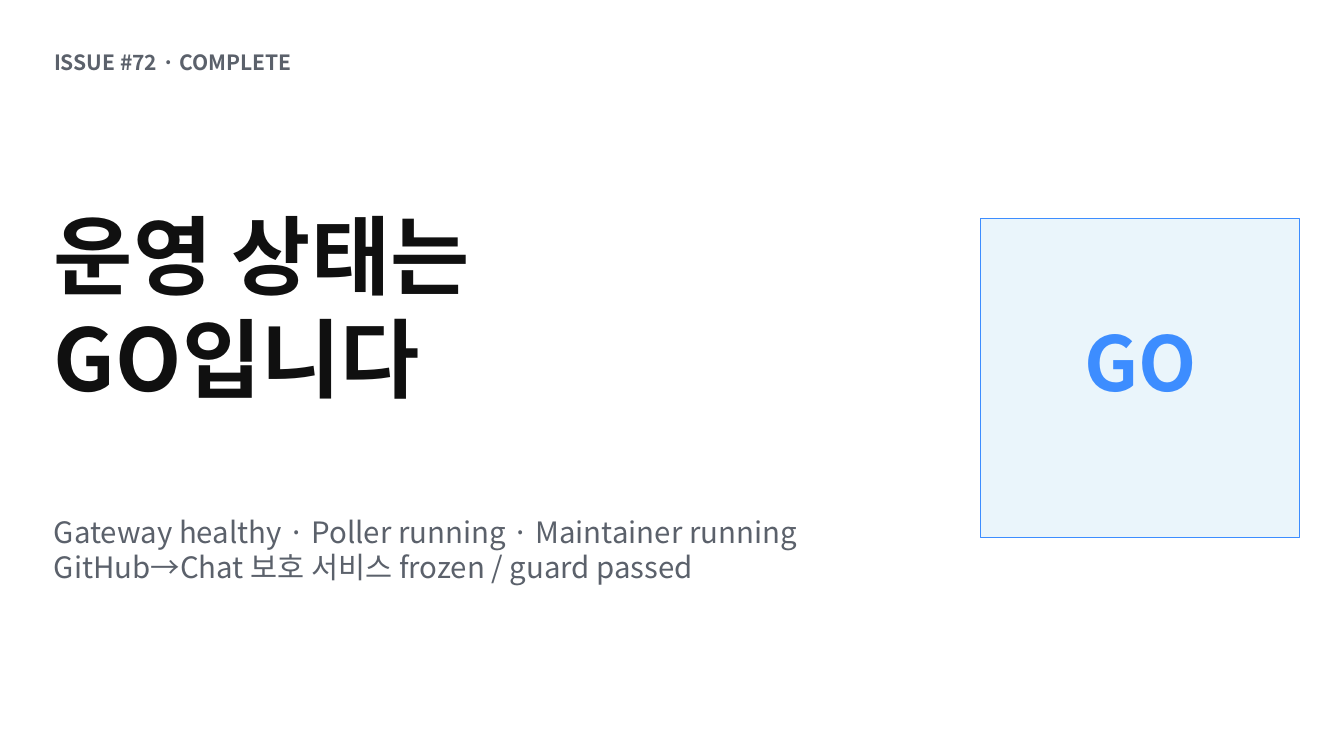
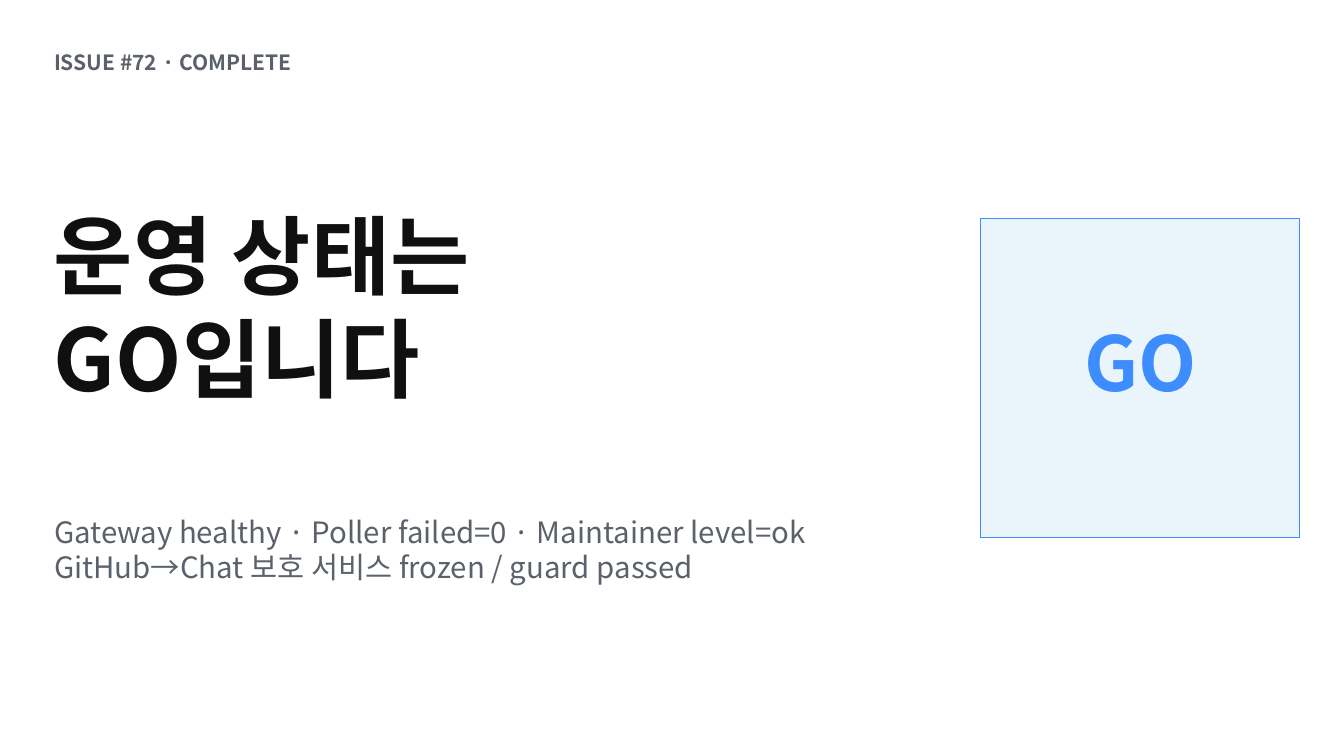
Before and after one commit to ablecloud-team/ablestack-techflow, a slide deck: slide 6 of output/presentation/techflow-issue-72-large-upload.pptx. Drawn at 1344x756 pixels with LibreOffice and Linux fonts; fonts in the diff are those of the drawing. Boxes give left, top, right and bottom in pixels: in the first picture for what was removed or moved away, otherwise in the second. Text is boxed around its words. In the diff, an @@ line names an element or a change of style, - is before the commit and + after.

```diff
--- a/output/presentation/techflow-issue-72-large-upload.pptx
+++ b/output/presentation/techflow-issue-72-large-upload.pptx
@@ text at [54,519,805,550]: text changed @@
-Gateway healthy · Poller running · Maintainer running
+Gateway healthy · Poller failed=0 · Maintainer level=ok
```
Also in this commit, not shown: 5 other slides changed, 13 other files.
